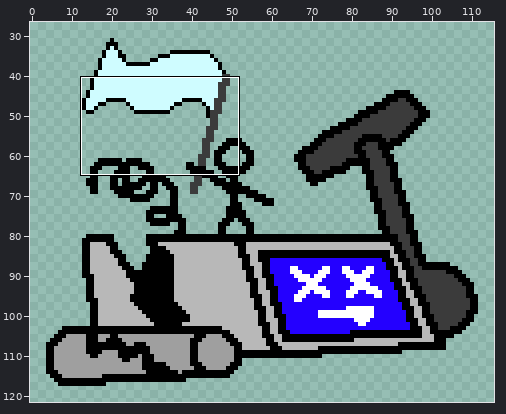
Edited in one commit: pixel-art file (sprites/BossDead.aseprite). The picture above shows the old version from afar; the outline marks the close-up.
Close-up. First the earlier version:
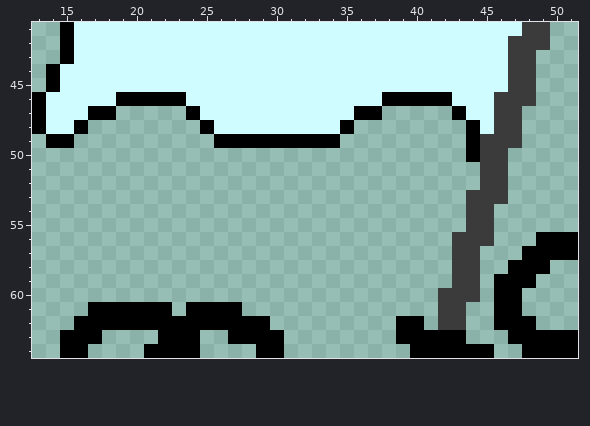
128x128 pixels, 1 frame. Colours within 5 levels of each other are drawn and written as one. Shown: x 13..51, y 41..64. The wide view leaves out empty margins.
Now the later version:
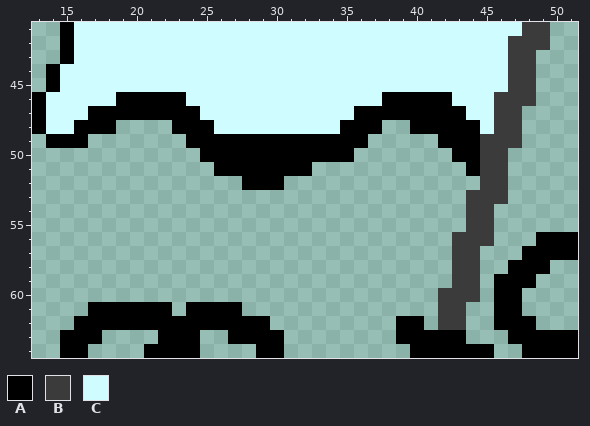
Palette (. is transparent): A #000000  B #3b3b3b  C #cffcff
The author wrote: boss corpse scene
From old to new:
Layer "Human":
y 47: x 19..23 ..... -> AAAAA; x 38..42 ..... -> AAAAA
y 48: x 17..18 .. -> AA; x 23..24 .. -> AA; x 36..37 .. -> AA; x 40..43 .... -> AAAA
y 49: x 16 . -> A; x 24..25 .. -> AA; x 35..36 .. -> AA; x 42..43 .. -> AA
y 50: x 25..35 ........... -> AAAAAAAAAAA; x 43 . -> A
y 51: x 26..32 ....... -> AAAAAAA; x 44 . -> A
y 52: x 28..30 ... -> AAA
Pixel boxes of the changes (left, top, right, bottom) in both close-ups:
added: (74, 106, 480, 190)
